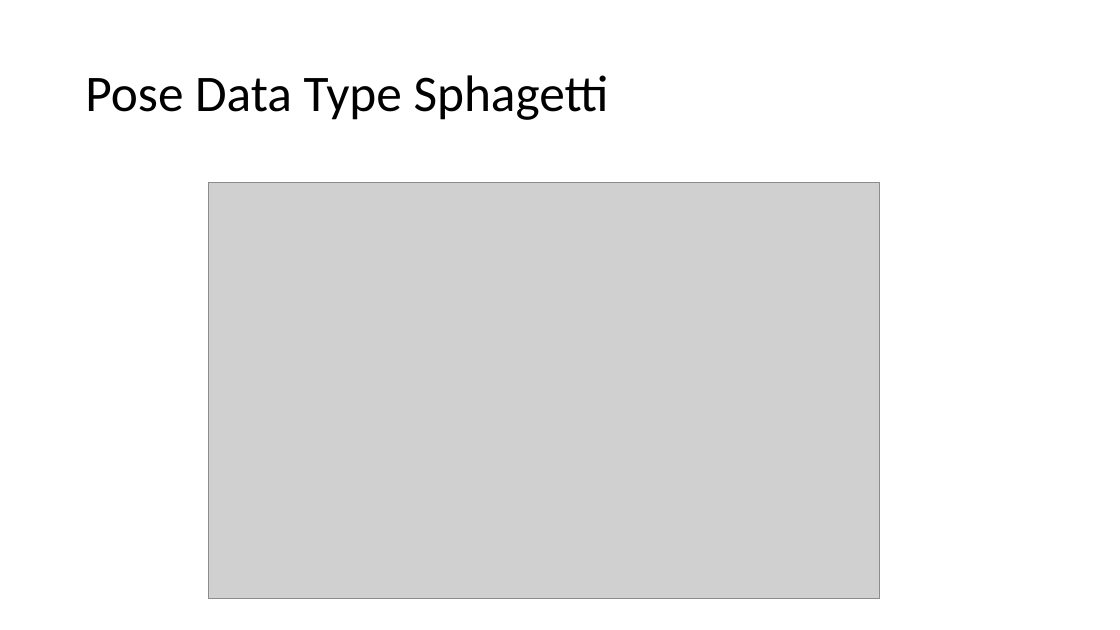
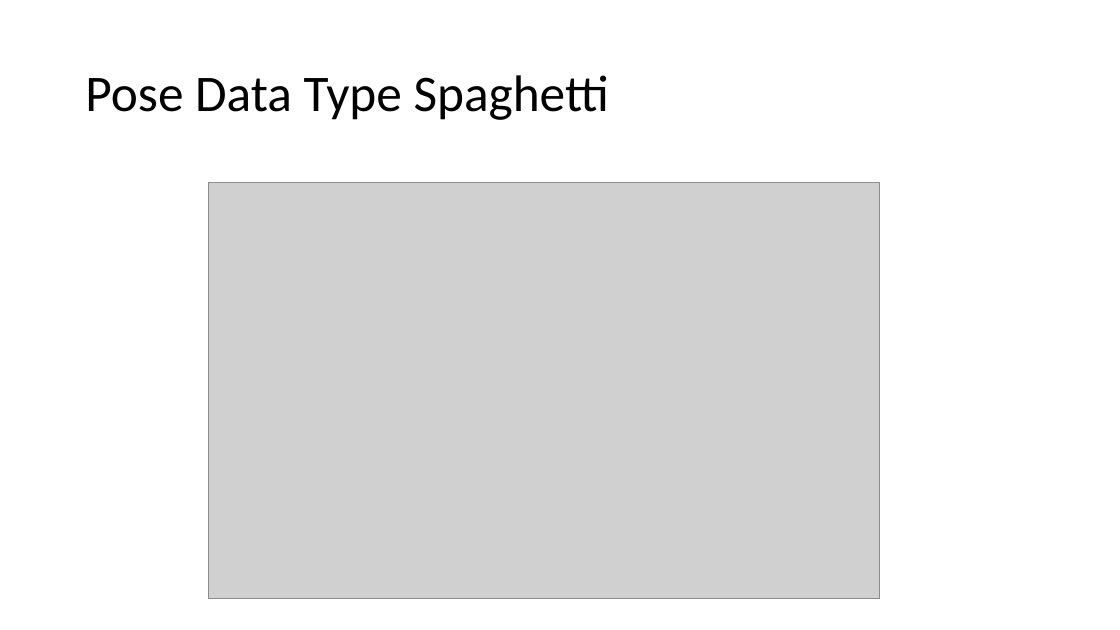
Before and after one commit to johnmichaloski/ROS, a slide deck: slide 10 of nistfanuc_ws/doc/ROSSlides.pptx. Drawn at 1120x630 pixels with LibreOffice and Linux fonts; fonts in the diff are those of the drawing; grey boxes stand for pictures. Boxes give left, top, right and bottom in pixels: in the first picture for what was removed or moved away, otherwise in the second. Text is boxed around its words. In the diff, an @@ line names an element or a change of style, - is before the commit and + after.

```diff
--- a/nistfanuc_ws/doc/ROSSlides.pptx
+++ b/nistfanuc_ws/doc/ROSSlides.pptx
@@ title at <box>85,75,609,120</box>: text changed @@
-Pose Data Type Sphagetti
+Pose Data Type Spaghetti
```
Also in this commit, not shown: 38 other files.
